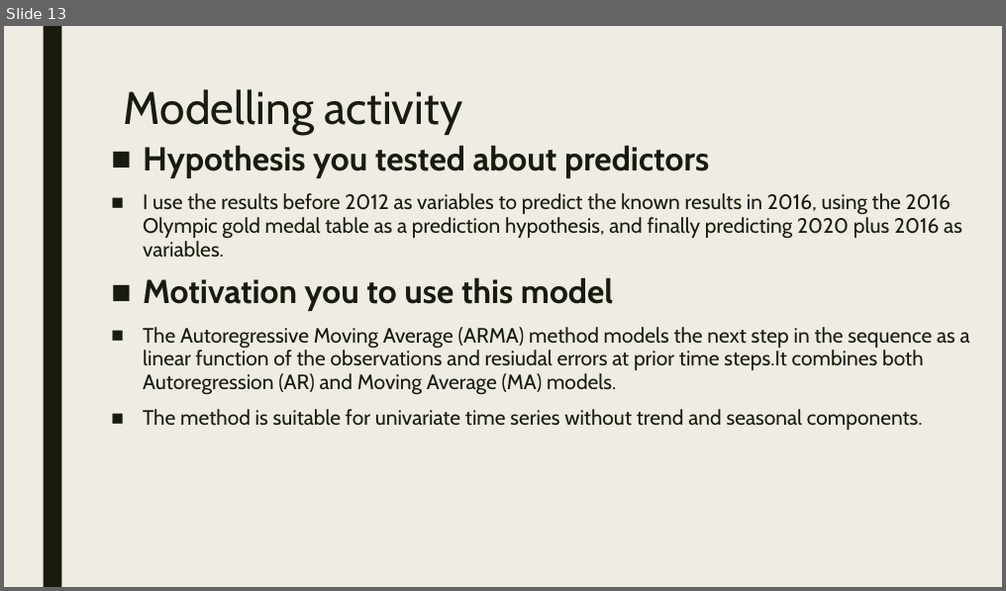
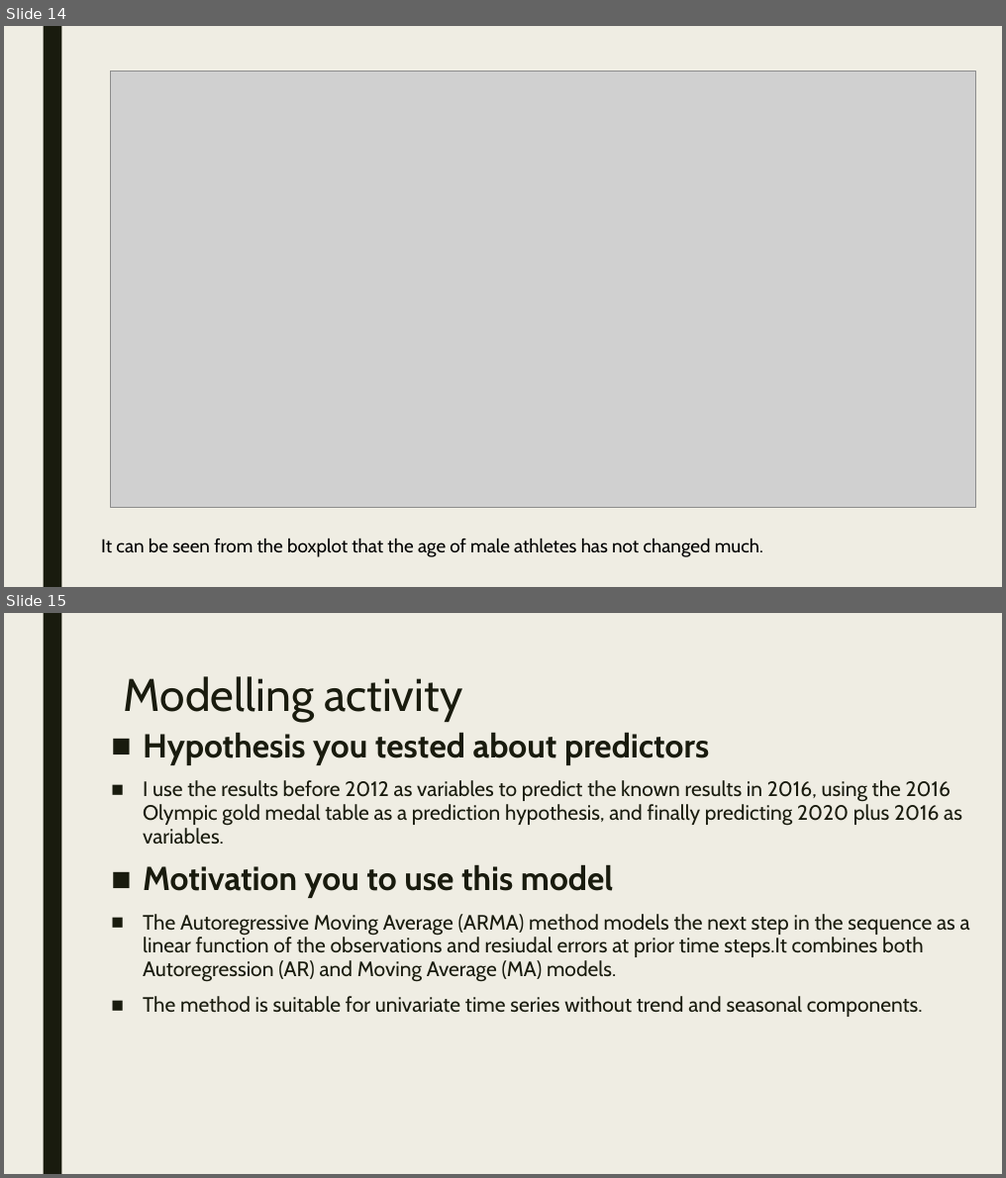
Before and after one commit to baiyuelang/olympic, a slide deck: 12.pptx. Shown one above the other, each under a label of ours: slide 13 before the commit, slides 14 and 15 after it. The pictures are 1006x591 and 1006x1178 pixels, drawn with LibreOffice and Linux fonts; fonts in the diff are those of the drawing; grey boxes stand for pictures. Boxes give left, top, right and bottom in pixels: in the first picture for what was removed or moved away, otherwise in the second. Text is boxed around its words. In the diff, an @@ line names an element or a change of style, - is before the commit and + after.

Commit message:
code14

```diff
--- a/12.pptx
+++ b/12.pptx
@@ slide 14 added at <box>4,26,1002,587</box>, background #EFEDE3; not listed: 1 template element that a slide beside it also shows @@
@@ picture added at <box>111,71,976,508</box> @@
@@ text added at <box>101,538,763,558</box>, 18 pt, text #000000 @@
+It can be seen from the boxplot that the age of male athletes has not changed much.
@@ what was slide 13 is now slide 15 @@
```
Also in this commit, not shown: 1 slide changed, 1 other slide added.
